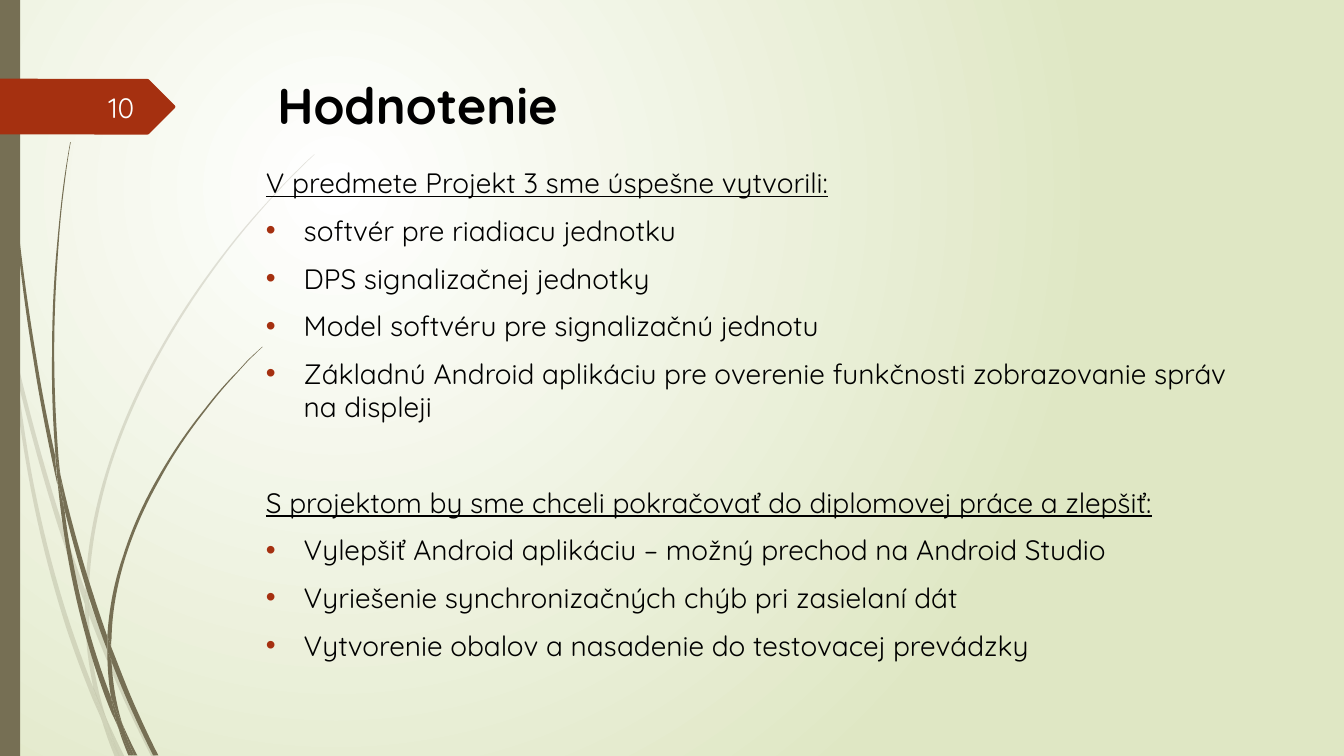
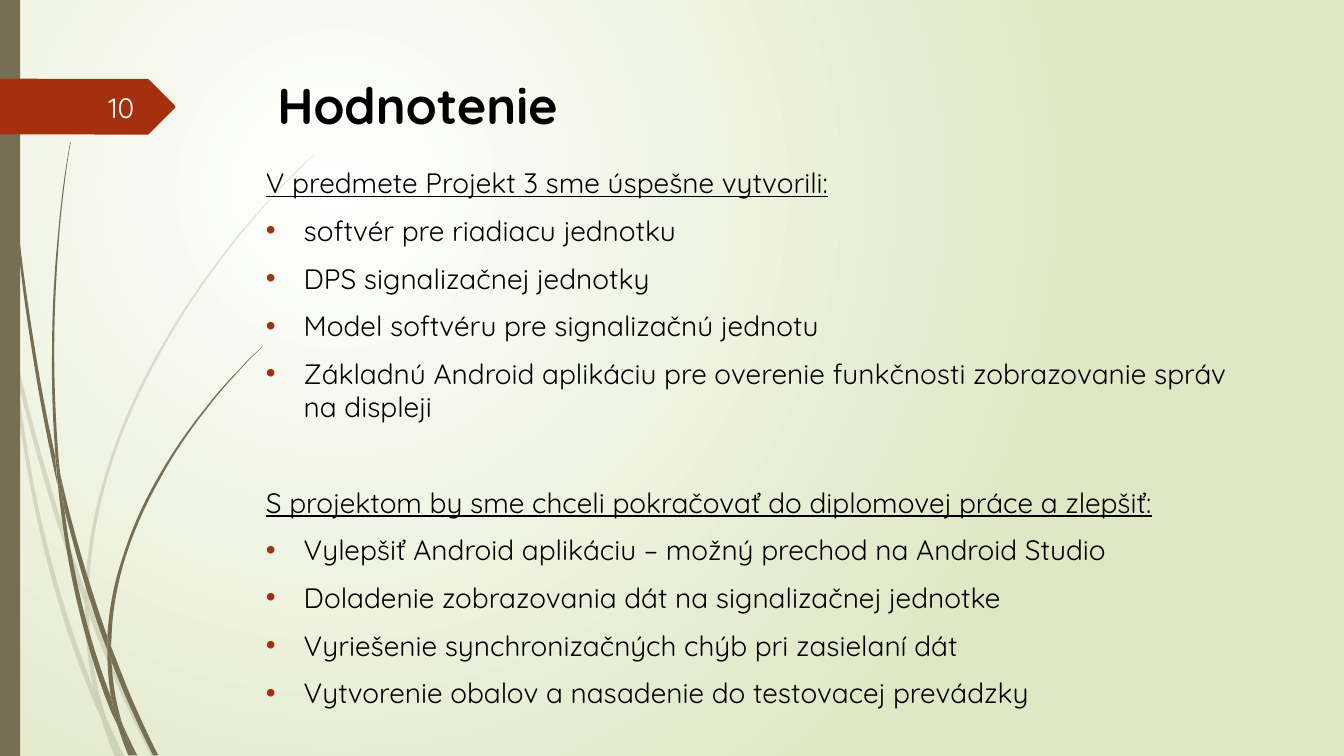
Before and after one commit to kleinix16/Diplomova-Praca, a slide deck: slide 10 of Projekt_3/Projekt 3 prezentácia.pptx. Drawn at 1344x756 pixels with LibreOffice and Linux fonts; fonts in the diff are those of the drawing. Boxes give left, top, right and bottom in pixels: in the first picture for what was removed or moved away, otherwise in the second. Text is boxed around its words. In the diff, an @@ line names an element or a change of style, - is before the commit and + after.

```diff
--- a/Projekt_3/Projekt 3 prezentácia.pptx
+++ b/Projekt_3/Projekt 3 prezentácia.pptx
@@ text at <box>304,587,1001,614</box>: paragraph added @@
+• Doladenie zobrazovania dát na signalizačnej jednotke
```
Also in this commit, not shown: 8 other files.
